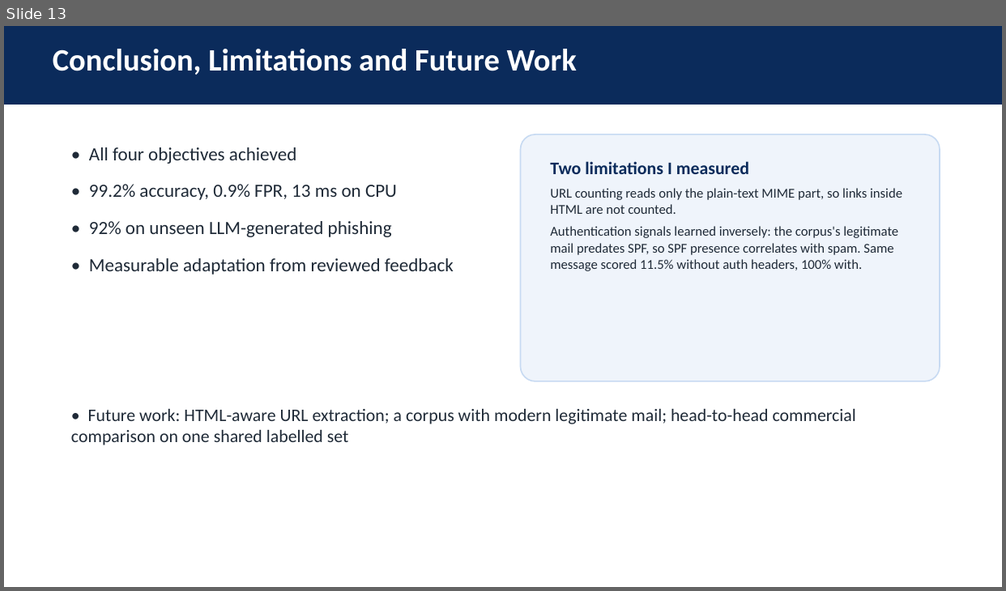
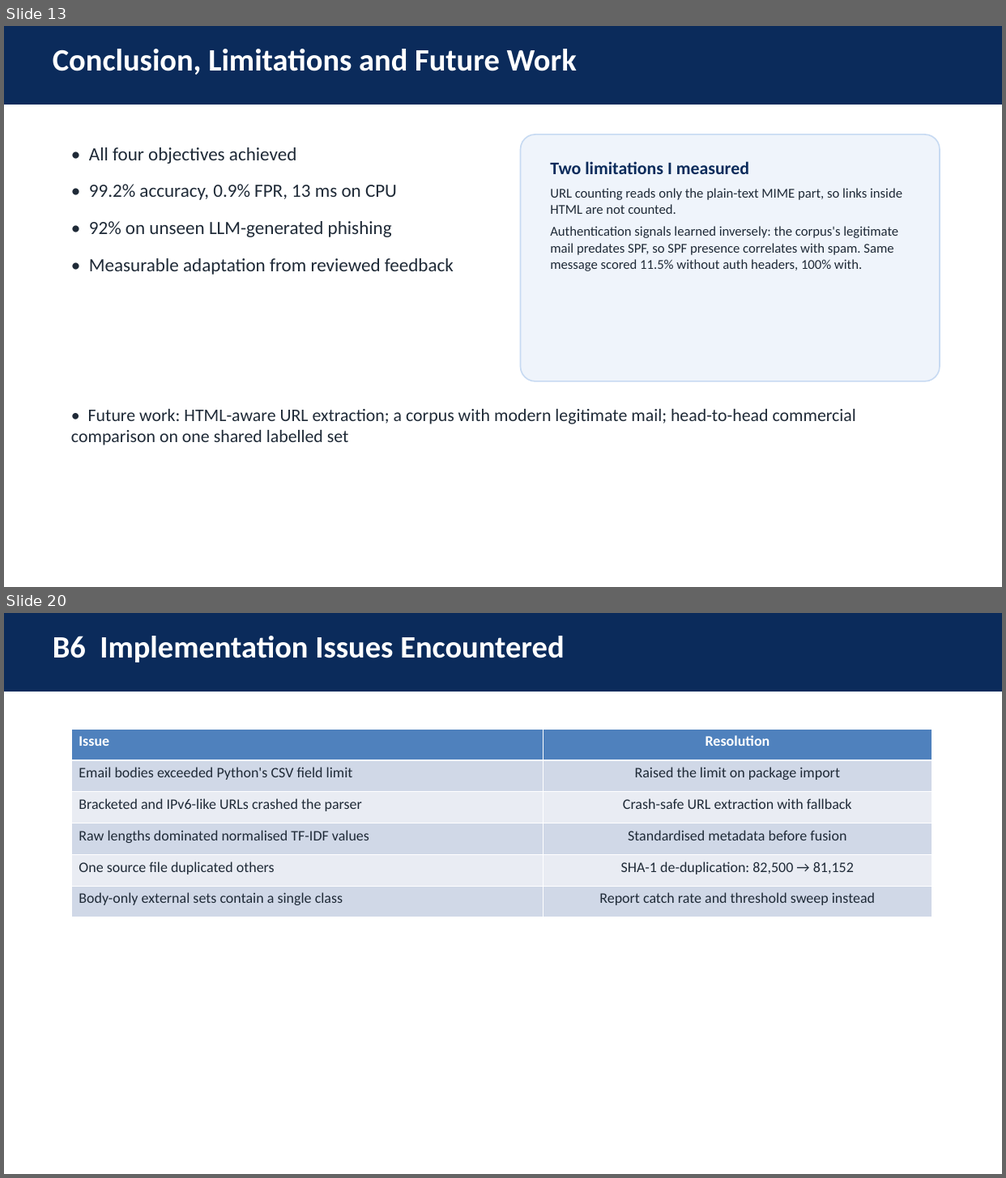
Before and after one commit to leegongyi2004-art/adaptive-email-spam-detection, a slide deck: reports/slides/fyp2_viva.pptx. Shown one above the other, each under a label of ours: slide 13 before the commit, slides 13 and 20 after it; the slides between them are not shown. The pictures are 1006x591 and 1006x1178 pixels, drawn with LibreOffice and Linux fonts; fonts in the diff are those of the drawing. Boxes give left, top, right and bottom in pixels: in the first picture for what was removed or moved away, otherwise in the second. Text is boxed around its words. In the diff, an @@ line names an element or a change of style, - is before the commit and + after.

```diff
--- a/reports/slides/fyp2_viva.pptx
+++ b/reports/slides/fyp2_viva.pptx
@@ slide 20 added at (4,613,1002,1174), background #FFFFFF @@
@@ rectangle added at (4,613,1002,692), fill #0B2B5B @@
@@ text added at (53,636,564,662), 30 pt, text #FFFFFF, bold @@
+B6 Implementation Issues Encountered
@@ table added at (71,729,932,918), 6 rows, 2 columns @@
+Issue | Resolution
+Email bodies exceeded Python's CSV field limit | Raised the limit on package import
+Bracketed and IPv6-like URLs crashed the parser | Crash-safe URL extraction with fallback
+Raw lengths dominated normalised TF-IDF values | Standardised metadata before fusion
+One source file duplicated others | SHA-1 de-duplication: 82,500 → 81,152
+Body-only external sets contain a single class | Report catch rate and threshold sweep instead
```
Also in this commit, not shown: 1 slide changed, 6 other slides added, 1 other file.
